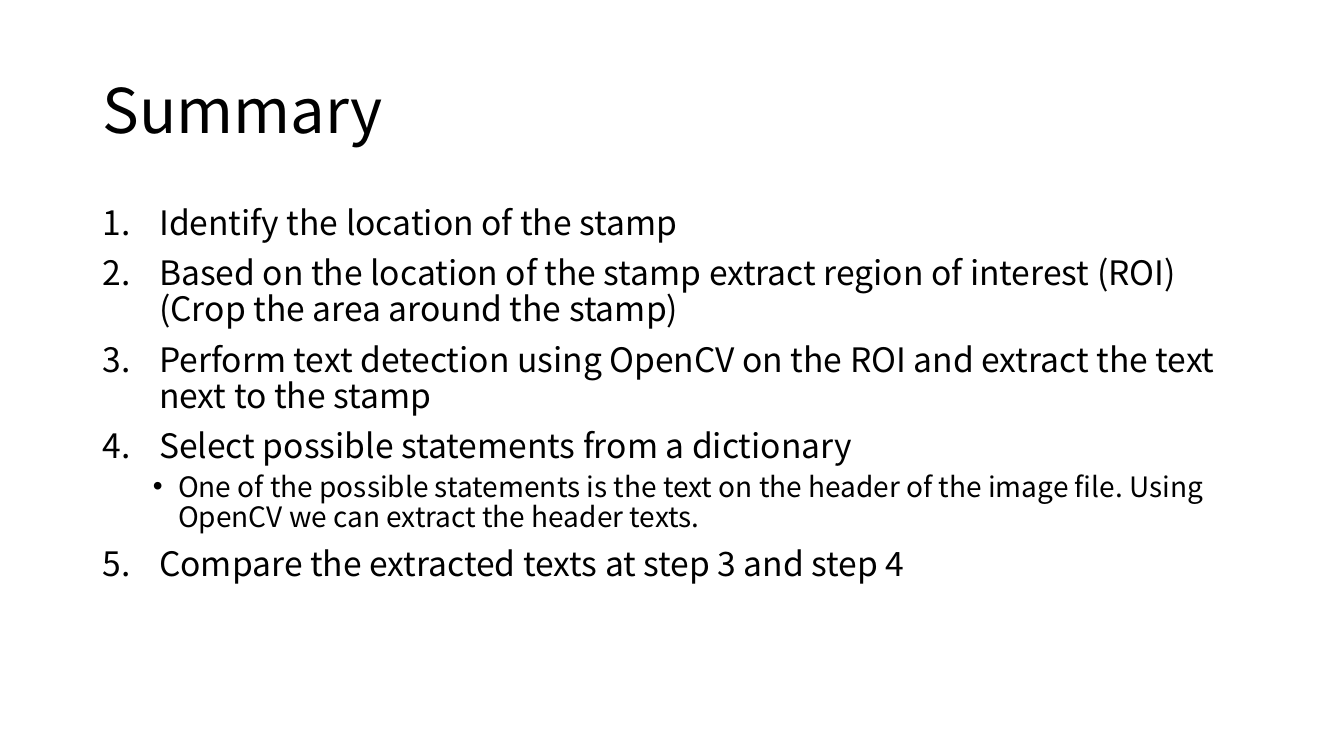
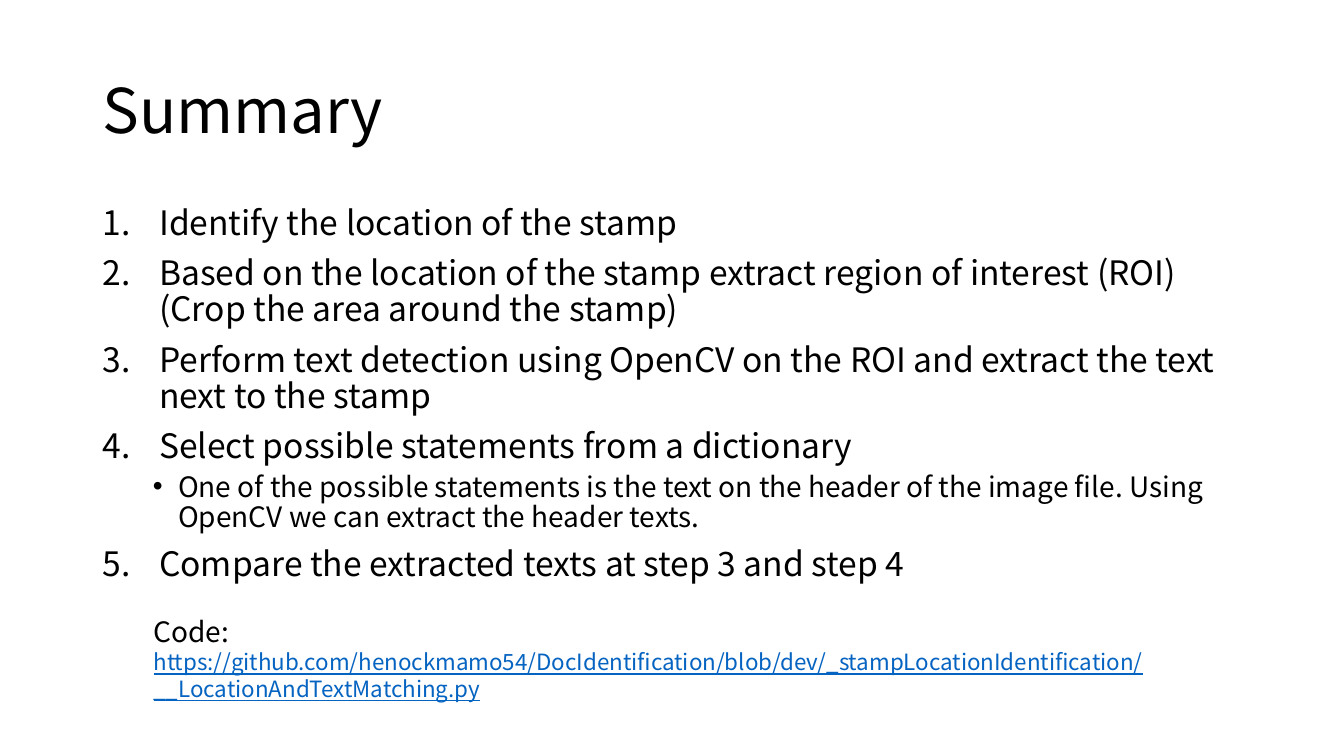
Before and after one commit to henockmamo54/DocIdentification, a slide deck: slide 1 of signature missing - 3.pptx. Drawn at 1344x756 pixels with LibreOffice and Linux fonts; fonts in the diff are those of the drawing. Boxes give left, top, right and bottom in pixels: in the first picture for what was removed or moved away, otherwise in the second. Text is boxed around its words. In the diff, an @@ line names an element or a change of style, - is before the commit and + after.

```diff
--- a/signature missing - 3.pptx
+++ b/signature missing - 3.pptx
@@ text added at (154,619,1143,703), 16 pt, text #0563C1, underline @@
+Code:
+https://github.com/henockmamo54/DocIdentification/blob/dev/_stampLocationIdentification/__LocationAndTextMatching.py
```
Also in this commit, not shown: 2 other files.
